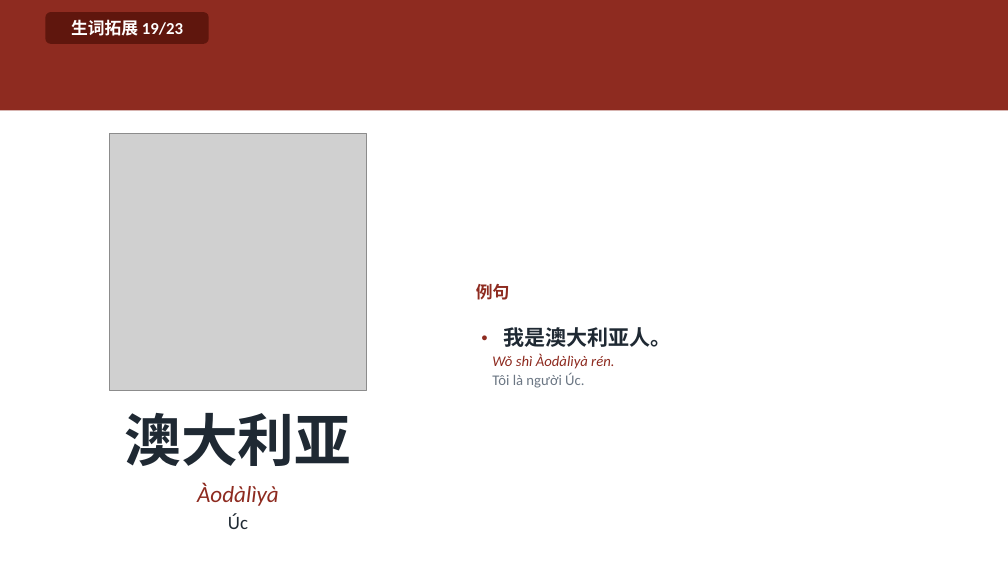
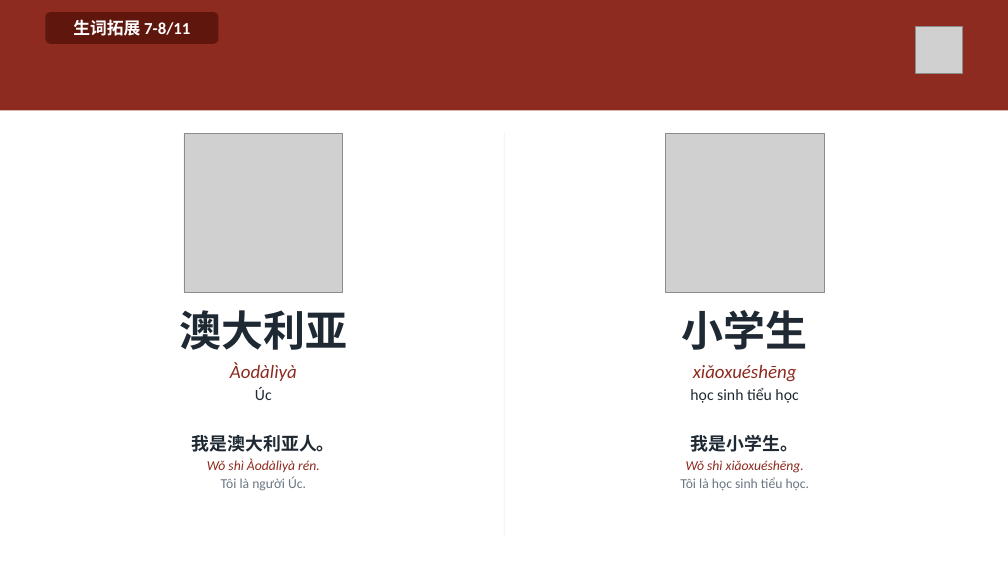
Before and after one commit to HuyenNguyen911/chinese-learning-os, a slide deck: slide 31 of output/hsk1/buoi03_quoctich/slide/Buoi-03-Quoctich.pptx (slide 24 before the commit). Drawn at 1008x567 pixels with LibreOffice and Linux fonts; fonts in the diff are those of the drawing; grey boxes stand for pictures. Boxes give left, top, right and bottom in pixels: in the first picture for what was removed or moved away, otherwise in the second. Text is boxed around its words. In the diff, an @@ line names an element or a change of style, - is before the commit and + after.

```diff
--- a/output/hsk1/buoi03_quoctich/slide/Buoi-03-Quoctich.pptx
+++ b/output/hsk1/buoi03_quoctich/slide/Buoi-03-Quoctich.pptx
@@ rounded rectangle "生词拓展 7-8/11": place and size @@
-rounded rectangle "生词拓展 7-8/11" at bbox=[45, 12, 209, 44]
+rounded rectangle "生词拓展 7-8/11" at bbox=[45, 12, 219, 44]
@@ text in rounded rectangle at bbox=[73, 19, 190, 36]: text changed @@
-生词拓展 19/23
+生词拓展 7-8/11
@@ picture added at bbox=[916, 26, 963, 73] @@
@@ picture: place and size @@
-picture at bbox=[110, 133, 367, 390]
+picture at bbox=[184, 133, 343, 292]
@@ rectangle added at bbox=[504, 133, 505, 537], fill #F4F5F7 @@
@@ picture added at bbox=[665, 133, 824, 292] @@
@@ text "澳大利亚": place and size @@
-text "澳大利亚" at bbox=[125, 413, 352, 529]
+text "澳大利亚" at bbox=[179, 310, 347, 400]
@@ text "澳大利亚" at bbox=[179, 310, 347, 400]: size 54 to 40 pt in "澳大利亚"; size 22 to 18 pt in "Àodàlìyà"; size 18 to 15 pt in "Úc"; less space between paragraphs; vertical alignment middle to top @@
@@ text added at bbox=[682, 310, 808, 403], 15 pt, text #1F2933 @@
+小学生
+xiǎoxuéshēng
+học sinh tiểu học
@@ text "我是澳大利亚人。": place and size @@
-text "我是澳大利亚人。" at bbox=[476, 284, 671, 388]
+text "我是澳大利亚人。" at bbox=[192, 435, 335, 491]
@@ text "我是澳大利亚人。" at bbox=[192, 435, 335, 491]: vertical alignment middle to top @@
@@ text at bbox=[192, 435, 335, 452]: text changed; size 20 to 17 pt @@
-例句
-• 我是澳大利亚人。
+我是澳大利亚人。
@@ text added at bbox=[680, 435, 810, 490], 13 pt, text #6B7683 @@
+我是小学生。
+Wǒ shì xiǎoxuéshēng.
+Tôi là học sinh tiểu học.
@@ text at bbox=[207, 458, 320, 491]: size 14 to 13 pt in "Wǒ shì Àodàlìyà rén.", "Tôi là người Úc."; alignment left to centre; more space between paragraphs @@
```
Also in this commit, not shown: 15 other slides changed, 21 slides added, 14 slides removed, 55 other files.
